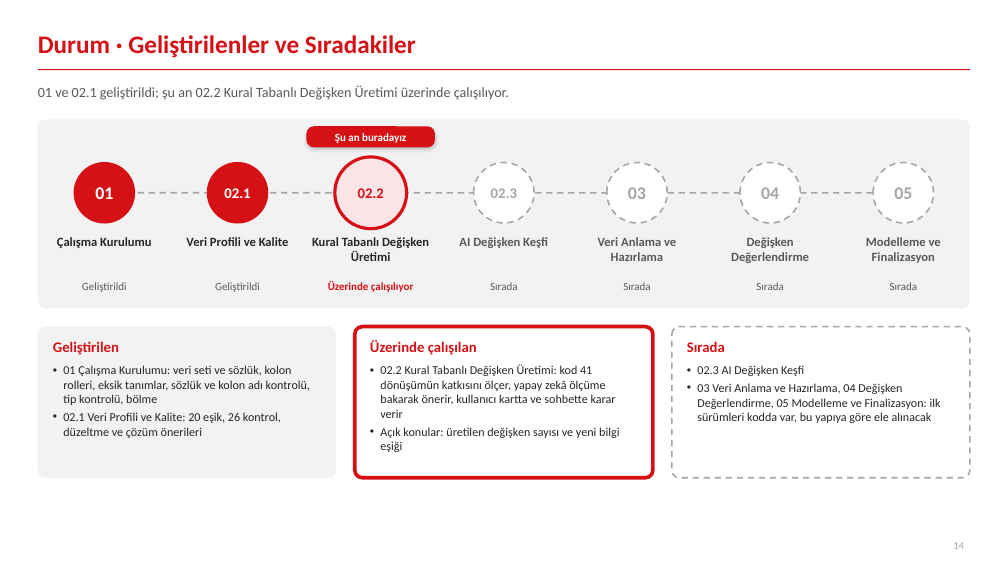
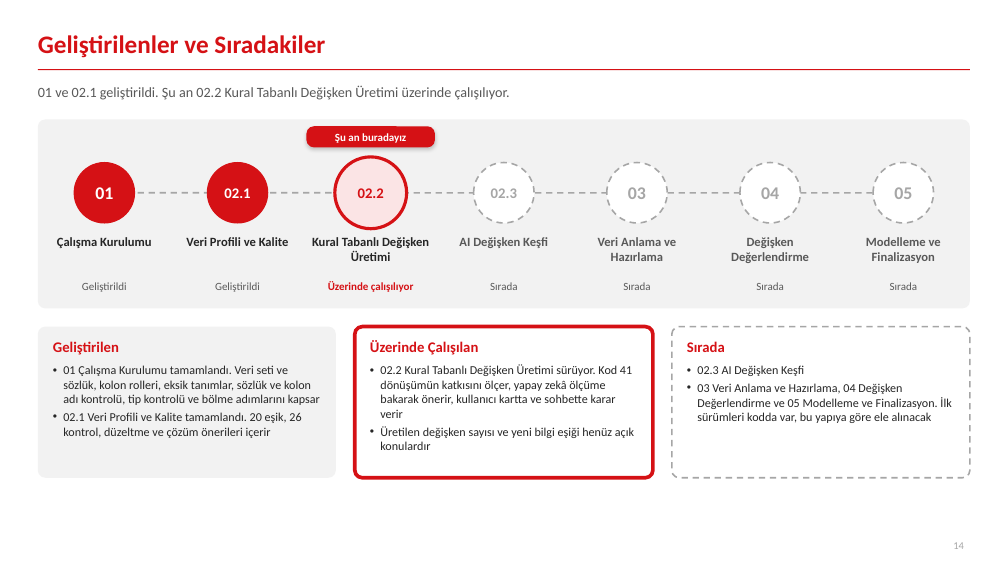
Before and after one commit to canmergen/amp, a slide deck: slide 14 of analitik_modelleme_platformu_GUNCEL/sunum/Akilli_Modelleme_Platformu_Sunum.pptx. Drawn at 1008x567 pixels with LibreOffice and Linux fonts; fonts in the diff are those of the drawing. Boxes give left, top, right and bottom in pixels: in the first picture for what was removed or moved away, otherwise in the second. Text is boxed around its words. In the diff, an @@ line names an element or a change of style, - is before the commit and + after.

```diff
--- a/analitik_modelleme_platformu_GUNCEL/sunum/Akilli_Modelleme_Platformu_Sunum.pptx
+++ b/analitik_modelleme_platformu_GUNCEL/sunum/Akilli_Modelleme_Platformu_Sunum.pptx
@@ title at [38,35,325,58]: text changed @@
-Durum · Geliştirilenler ve Sıradakiler
+Geliştirilenler ve Sıradakiler
@@ text at [38,85,510,100]: text changed @@
-01 ve 02.1 geliştirildi; şu an 02.2 Kural Tabanlı Değişken Üretimi üzerinde çalışılıyor.
+01 ve 02.1 geliştirildi. Şu an 02.2 Kural Tabanlı Değişken Üretimi üzerinde çalışılıyor.
@@ text at [370,340,479,355]: text changed @@
-Üzerinde çalışılan
+Üzerinde Çalışılan
@@ text at [63,365,320,438]: text changed @@
-• 01 Çalışma Kurulumu: veri seti ve sözlük, kolon rolleri, eksik tanımlar, sözlük ve kolon adı kontrolü, tip kontrolü, bölme
-• 02.1 Veri Profili ve Kalite: 20 eşik, 26 kontrol, düzeltme ve çözüm önerileri
+• 01 Çalışma Kurulumu tamamlandı. Veri seti ve sözlük, kolon rolleri, eksik tanımlar, sözlük ve kolon adı kontrolü, tip kontrolü ve bölme adımlarını kapsar
+• 02.1 Veri Profili ve Kalite tamamlandı. 20 eşik, 26 kontrol, düzeltme ve çözüm önerileri içerir
@@ text at [380,364,634,450]: text changed @@
-• 02.2 Kural Tabanlı Değişken Üretimi: kod 41 dönüşümün katkısını ölçer, yapay zekâ ölçüme bakarak önerir, kullanıcı kartta ve sohbette karar verir
-• Açık konular: üretilen değişken sayısı ve yeni bilgi eşiği
+• 02.2 Kural Tabanlı Değişken Üretimi sürüyor. Kod 41 dönüşümün katkısını ölçer, yapay zekâ ölçüme bakarak önerir, kullanıcı kartta ve sohbette karar verir
+• Üretilen değişken sayısı ve yeni bilgi eşiği henüz açık konulardır
@@ text at [697,383,951,423]: text changed @@
-• 03 Veri Anlama ve Hazırlama, 04 Değişken Değerlendirme, 05 Modelleme ve Finalizasyon: ilk sürümleri kodda var, bu yapıya göre ele alınacak
+• 03 Veri Anlama ve Hazırlama, 04 Değişken Değerlendirme ve 05 Modelleme ve Finalizasyon. İlk sürümleri kodda var, bu yapıya göre ele alınacak
```
Also in this commit, not shown: 12 other slides changed, 1 other file.
